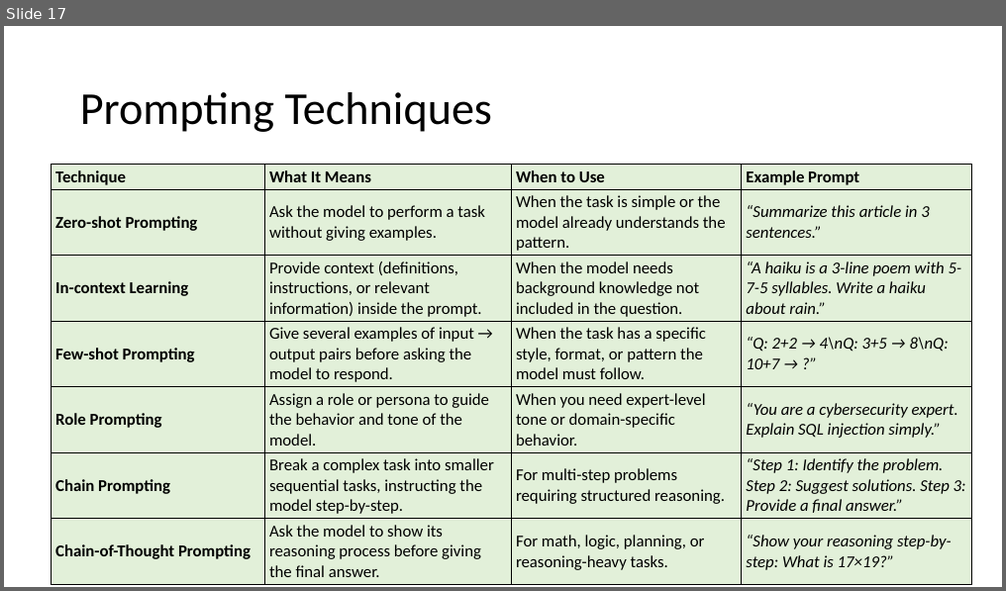
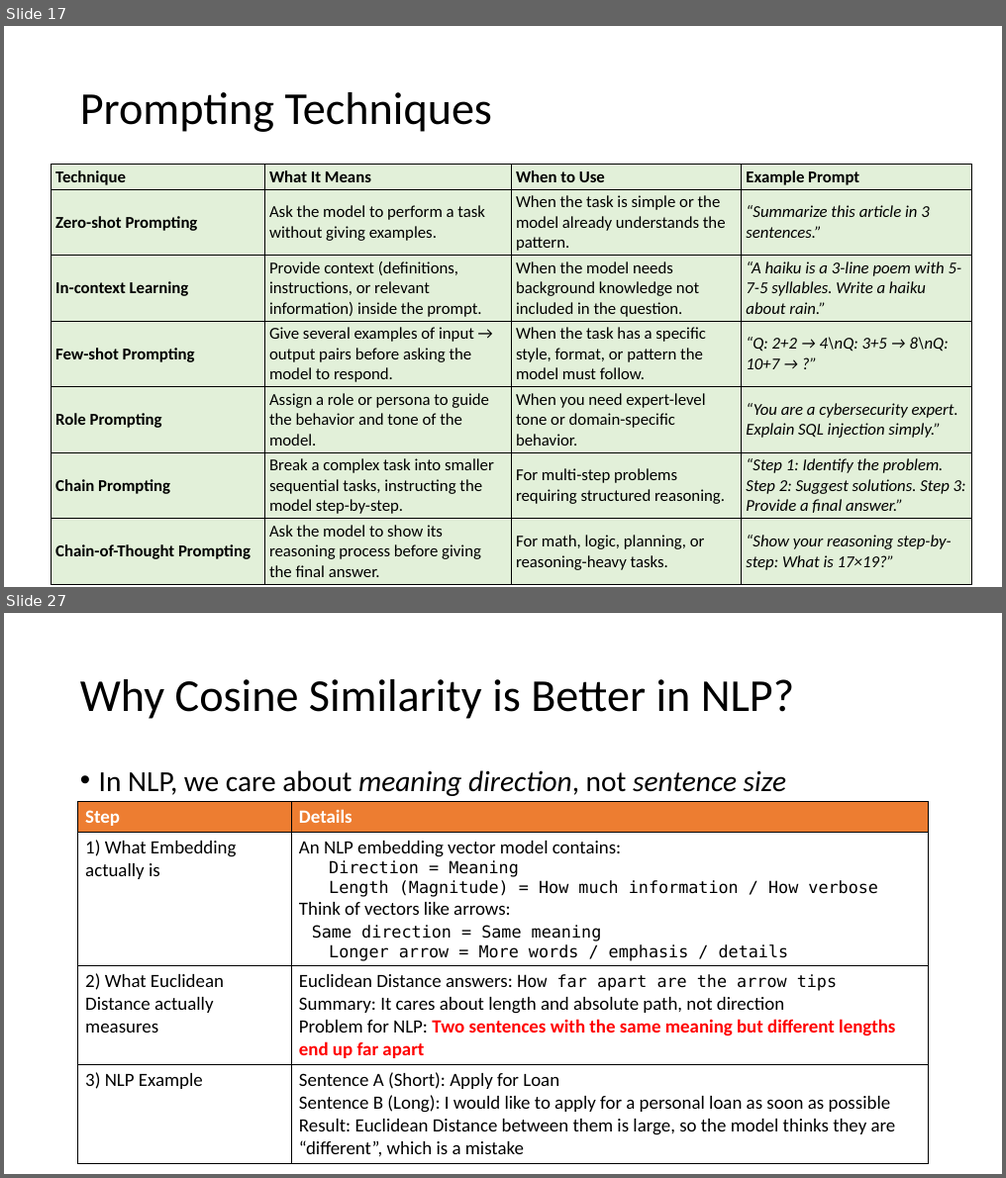
Before and after one commit to atulkahatecdac/agenticai_real, a slide deck: presentation/no-code-low-code-realpage.pptx. Shown one above the other, each under a label of ours: slide 17 before the commit, slides 17 and 27 after it; the slides between them are not shown. The pictures are 1006x591 and 1006x1178 pixels, drawn with LibreOffice and Linux fonts; fonts in the diff are those of the drawing. Boxes give left, top, right and bottom in pixels: in the first picture for what was removed or moved away, otherwise in the second. Text is boxed around its words. In the diff, an @@ line names an element or a change of style, - is before the commit and + after.

```diff
--- a/presentation/no-code-low-code-realpage.pptx
+++ b/presentation/no-code-low-code-realpage.pptx
@@ slide 27 added at (4,613,1002,1174), background #FFFFFF @@
@@ title added at (80,679,794,719), 44 pt, text #000000 @@
+Why Cosine Similarity is Better in NLP?
@@ text added at (99,770,786,796), 28 pt, text #000000, italic @@
+• In NLP, we care about meaning direction, not sentence size
@@ table added at (78,802,928,1161), 4 rows, 2 columns @@
+Step | Details
+1) What Embedding actually is | An NLP embedding vector model contains: Direction = Meaning Length (Magnitude) = How much information / How verbose Think of vectors like arrows: Same direction = Same meaning Longer arrow = More words / emphasis / details
+2) What Euclidean Distance actually measures | Euclidean Distance answers: How far apart are the arrow tips Summary: It cares about length and absolute path, not direction Problem for NLP: Two sentences with the same meaning but different lengths end up far apart
+3) NLP Example | Sentence A (Short): Apply for Loan Sentence B (Long): I would like to apply for a personal loan as soon as possible / Result: Euclidean Distance between them is large, so the model thinks they are “different”, which is a mistake
```
Also in this commit, not shown: 2 slides changed, 83 other slides added.
